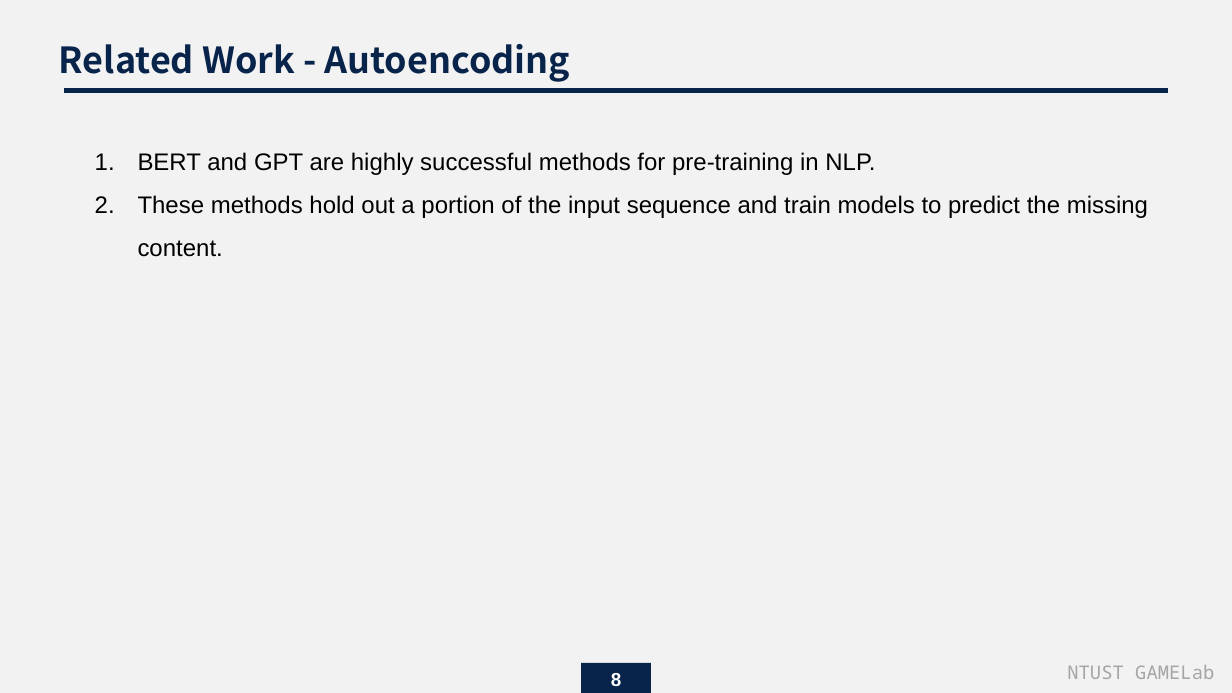
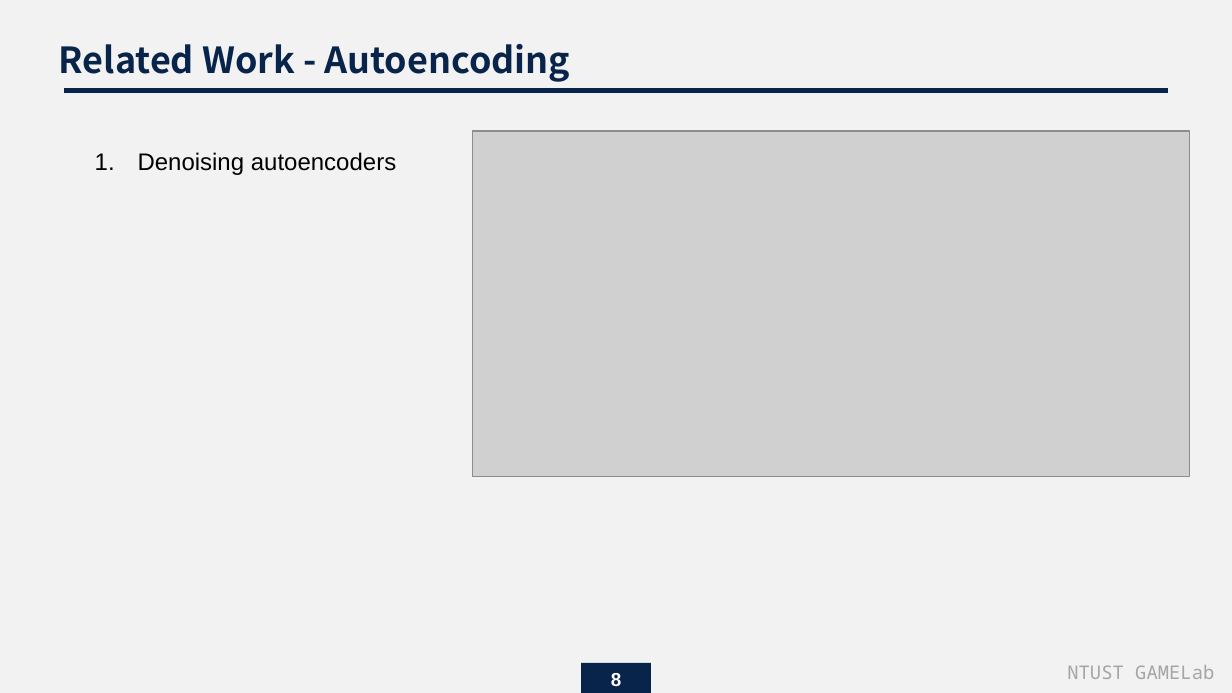
Before and after one commit to endman100/paper-, a slide deck: slide 8 of Masked Autoencoders Are Scalable Vision Learners.pptx. Drawn at 1232x693 pixels with LibreOffice and Linux fonts; fonts in the diff are those of the drawing; grey boxes stand for pictures. Boxes give left, top, right and bottom in pixels: in the first picture for what was removed or moved away, otherwise in the second. Text is boxed around its words. In the diff, an @@ line names an element or a change of style, - is before the commit and + after.

```diff
--- a/Masked Autoencoders Are Scalable Vision Learners.pptx
+++ b/Masked Autoencoders Are Scalable Vision Learners.pptx
@@ picture added at (x1=473, y1=131, x2=1190, y2=476) @@
@@ text at (x1=138, y1=152, x2=396, y2=175): text changed @@
-1. BERT and GPT are highly successful methods for pre-training in NLP.
-2. These methods hold out a portion of the input sequence and train models to predict the missing content.
+1. Denoising autoencoders
```
Also in this commit, not shown: 1 other slide changed, 11 slides added.
